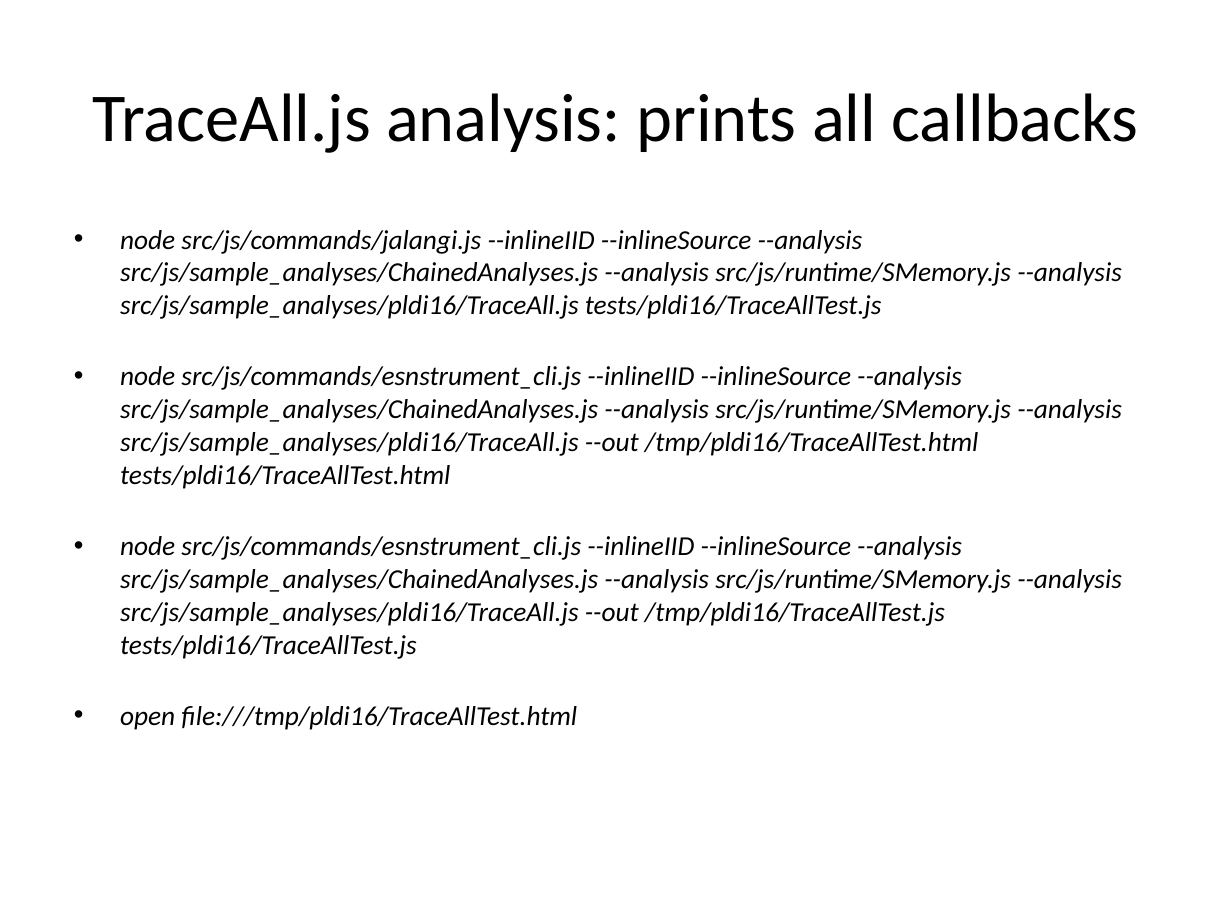
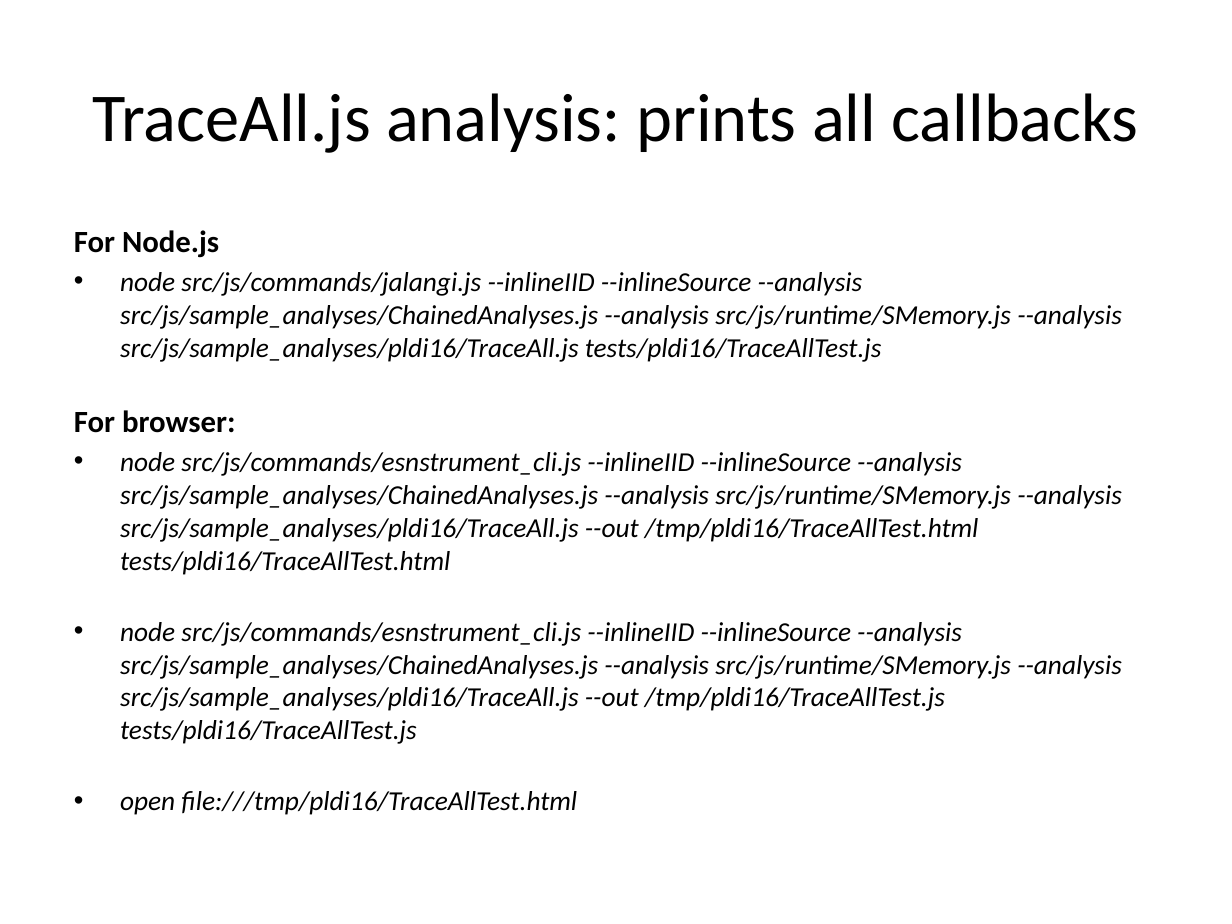
Before and after one commit to Samsung/jalangi2, a slide deck: slide 28 of docs/jalangi-pldi16.pptx. Drawn at 1232x924 pixels with LibreOffice and Linux fonts; fonts in the diff are those of the drawing. Boxes give left, top, right and bottom in pixels: in the first picture for what was removed or moved away, otherwise in the second. Text is boxed around its words. In the diff, an @@ line names an element or a change of style, - is before the commit and + after.

```diff
--- a/docs/jalangi-pldi16.pptx
+++ b/docs/jalangi-pldi16.pptx
@@ text at box(74, 230, 219, 258): paragraph added @@
+For Node.js
@@ text at box(74, 410, 235, 433): paragraph added @@
+For browser:
```
Also in this commit, not shown: 5 other slides changed.
